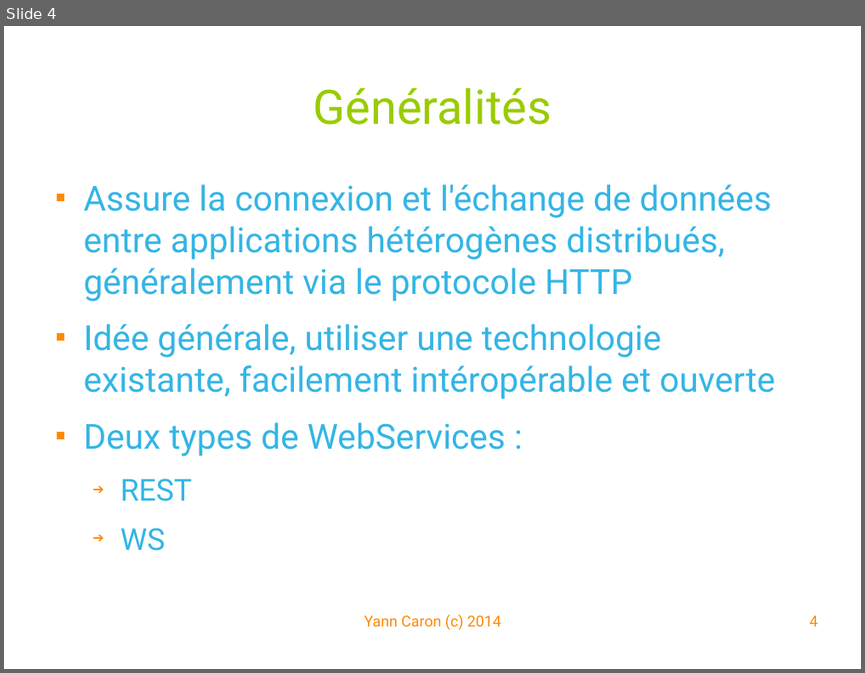
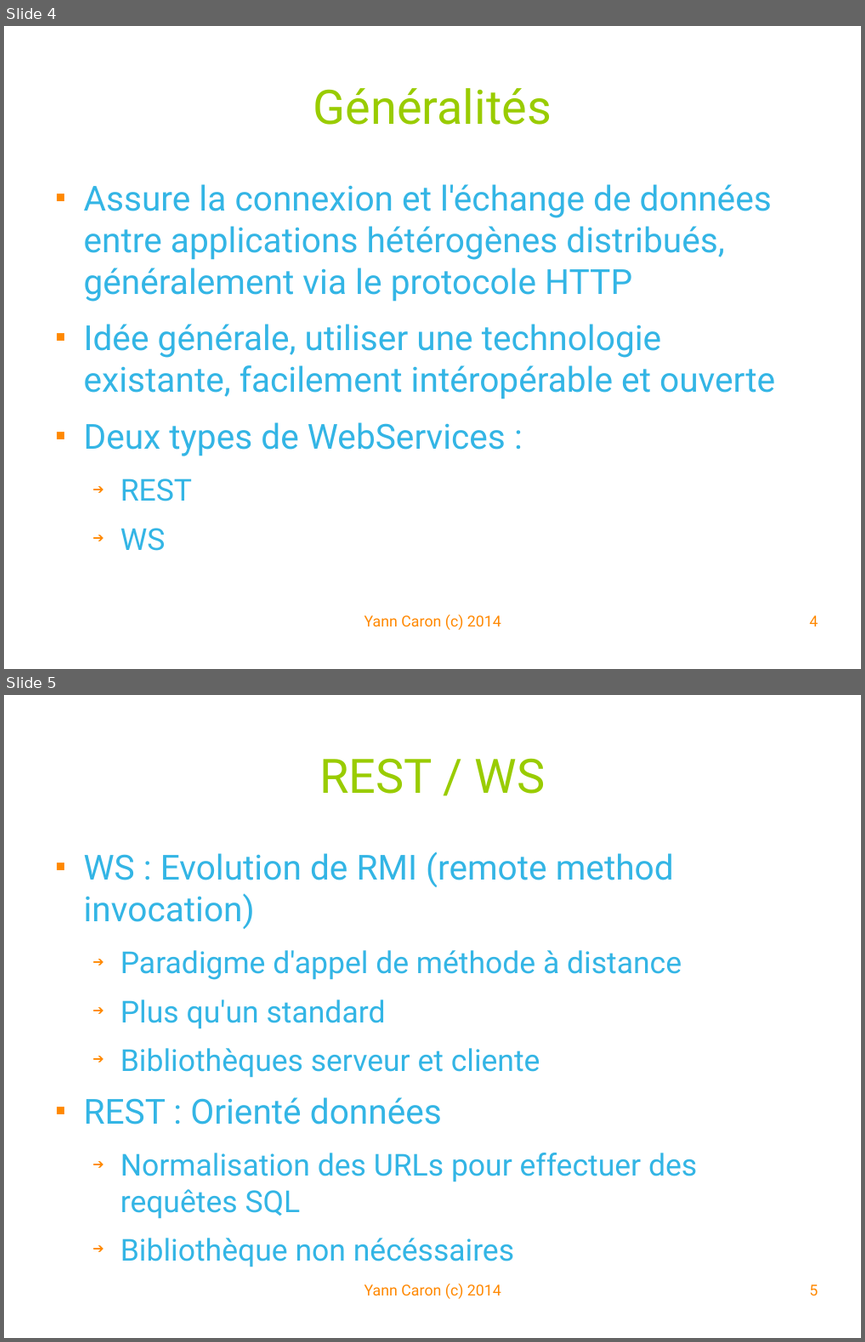
Before and after one commit to YannCaron/Android-ENSG, a slide deck: 09 - WebServices.odp. Shown one above the other, each under a label of ours: slide 4 before the commit, slides 4 and 5 after it. The pictures are 865x673 and 865x1342 pixels, drawn with LibreOffice and Linux fonts; fonts in the diff are those of the drawing; background and template pictures are left out. Boxes give left, top, right and bottom in pixels: in the first picture for what was removed or moved away, otherwise in the second. Text is boxed around its words. In the diff, an @@ line names an element or a change of style, - is before the commit and + after.

```diff
--- a/09 - WebServices.odp
+++ b/09 - WebServices.odp
@@ slide 5 added at (x1=4, y1=695, x2=861, y2=1338), background #FFFFFF @@
@@ title added at (x1=319, y1=758, x2=545, y2=794), 44 pt, text #99CC00 @@
+REST / WS
@@ text added at (x1=84, y1=851, x2=697, y2=1219), 28 pt, text #33B5E5 @@
+■ WS : Evolution de RMI (remote method invocation)
+  ➔ Paradigme d'appel de méthode à distance
+  ➔ Plus qu'un standard
+  ➔ Bibliothèques serveur et cliente
+■ REST : Orienté données
+  ➔ Normalisation des URLs pour effectuer des requêtes SQL
+  ➔ Bibliothèque non nécéssaires
@@ text added at (x1=364, y1=1283, x2=501, y2=1299), 14 pt, text #FF8800 @@
+Yann Caron (c) 2014
@@ page number added at (x1=809, y1=1284, x2=817, y2=1295), 14 pt, text #FF8800 @@
+5
```
Also in this commit, not shown: 3 slides changed, 3 other slides added, 1 slide removed, 1 other file.
